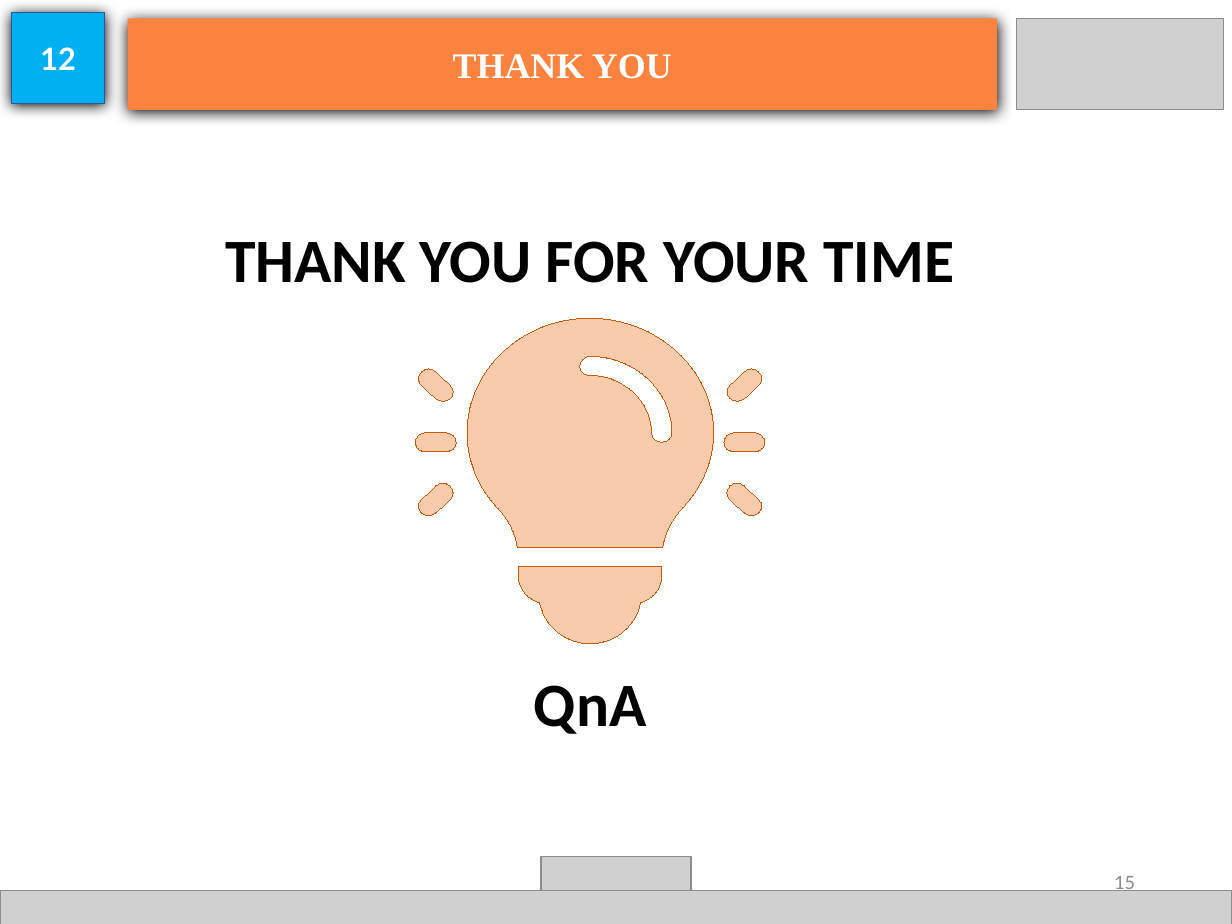
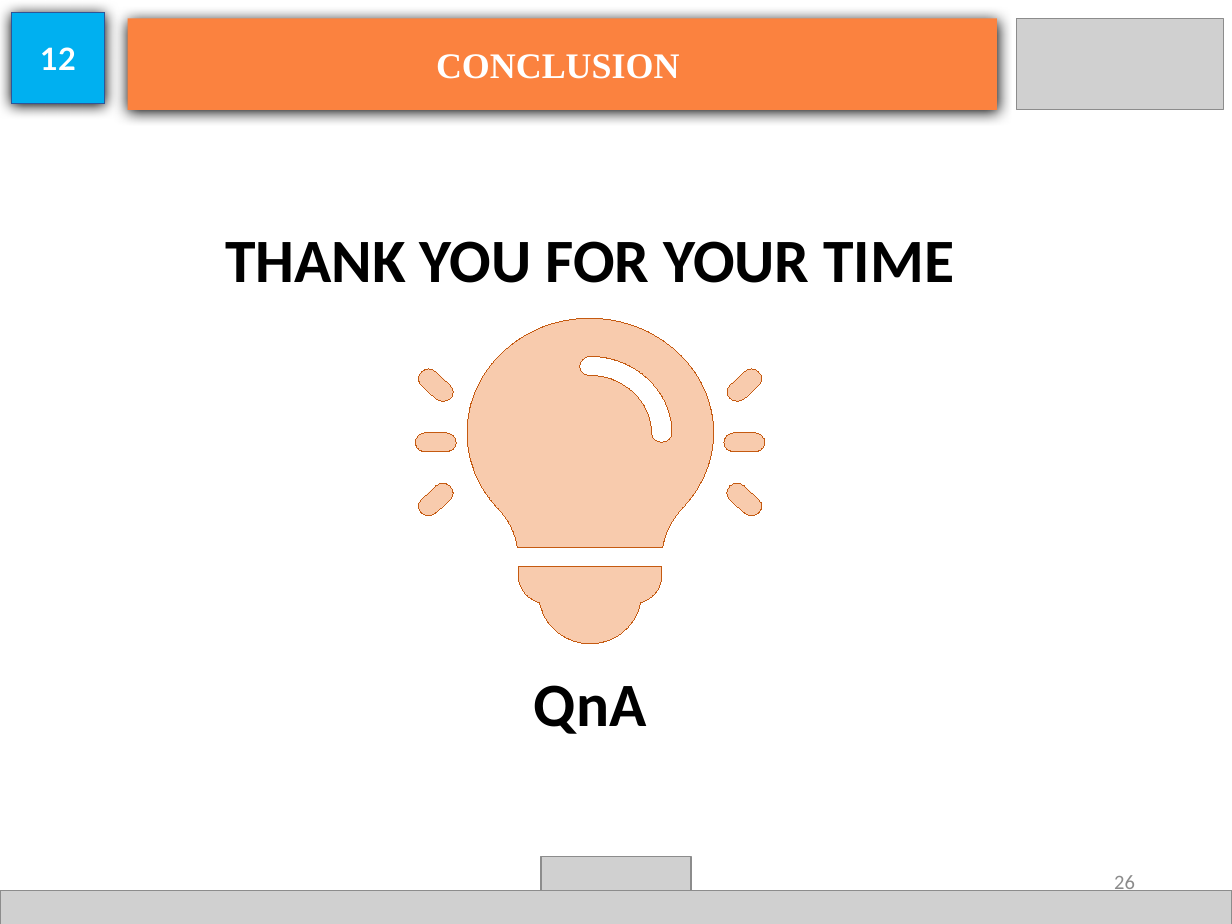
Before and after one commit to geranimoekia/Multi-Agent-Deep-Reinforcement-Learning-for-Adaptive-Traffic-Signal-Control-Palapye-A1-Corridor, a slide deck: slide 26 of docs/presentations/TSOTLHE SEIPHEPI FYP.pptx (slide 15 before the commit). Drawn at 1232x924 pixels with LibreOffice and Linux fonts; fonts in the diff are those of the drawing; grey boxes stand for pictures. Boxes give left, top, right and bottom in pixels: in the first picture for what was removed or moved away, otherwise in the second. Text is boxed around its words. In the diff, an @@ line names an element or a change of style, - is before the commit and + after.

```diff
--- a/docs/presentations/TSOTLHE SEIPHEPI FYP.pptx
+++ b/docs/presentations/TSOTLHE SEIPHEPI FYP.pptx
@@ text in rectangle at (436,54,680,79): text changed @@
-THANK YOU
+CONCLUSION
@@ page number at (1114,875,1135,891): text changed @@
-15
+26
```
Also in this commit, not shown: 7 other slides changed, 17 slides added, 6 slides removed, 2 other files.
